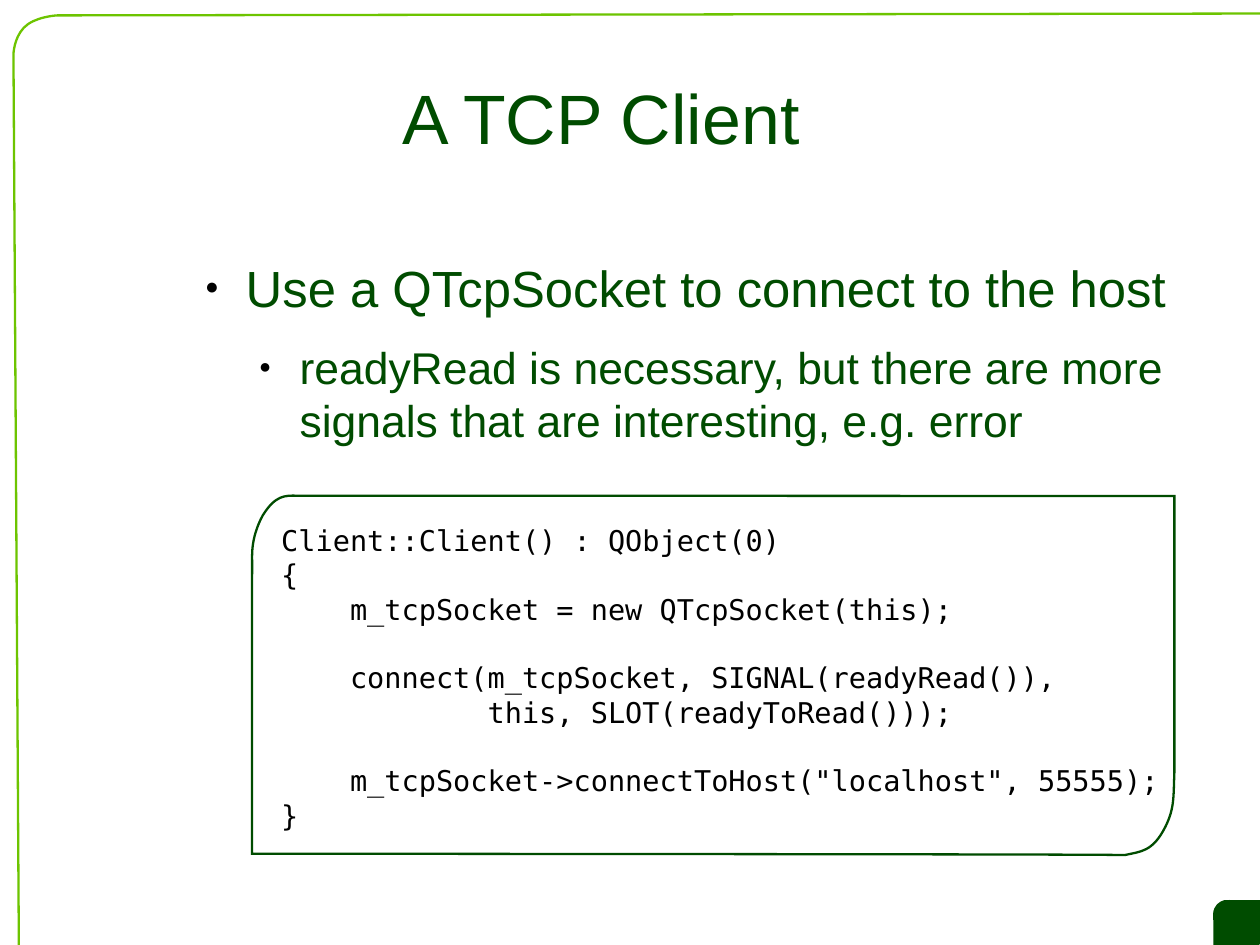
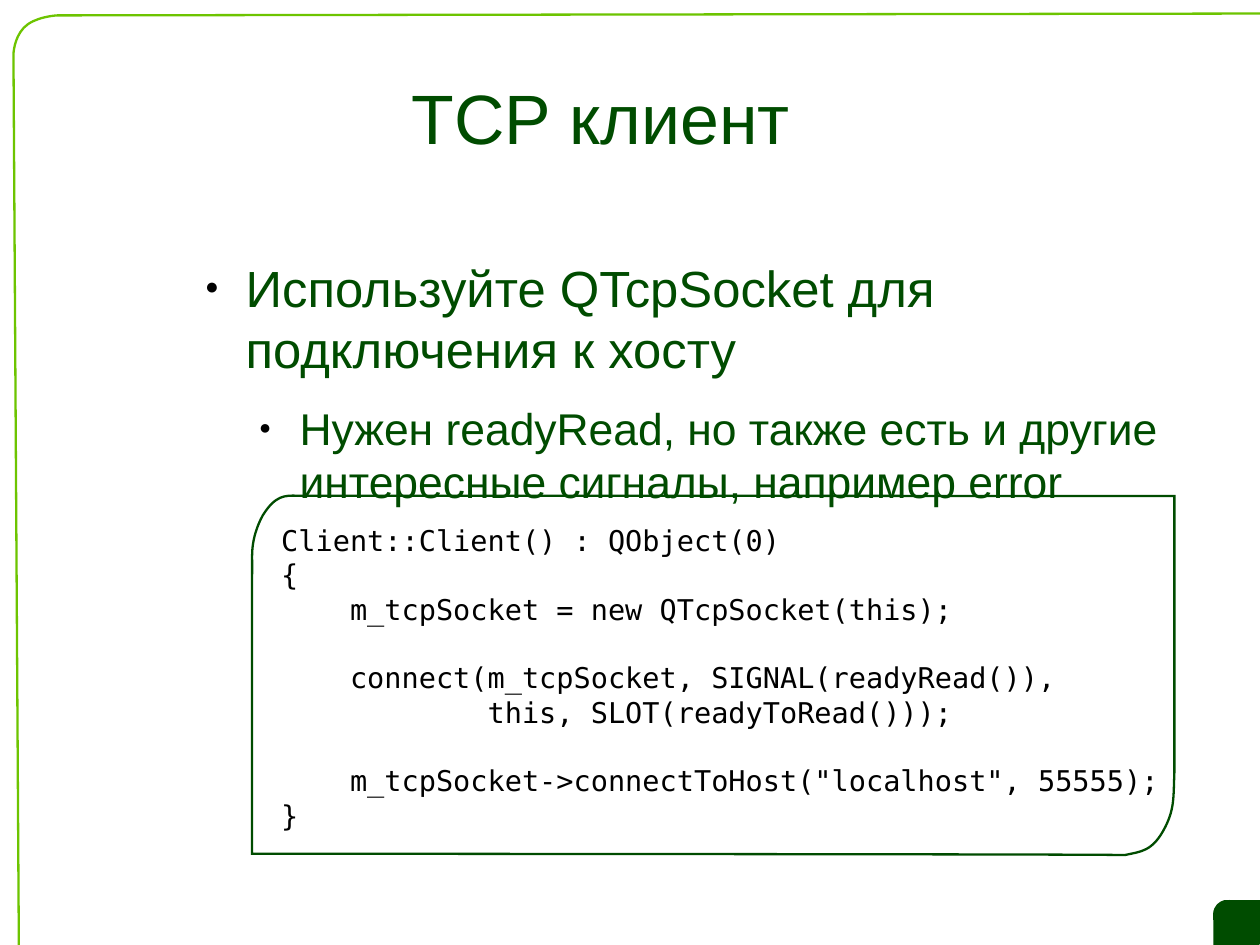
Before and after one commit to saa/qecm, a slide deck: slide 45 of L10/L10 Slides.odp. Drawn at 1260x945 pixels with LibreOffice and Linux fonts; fonts in the diff are those of the drawing; background and template pictures are left out. Boxes give left, top, right and bottom in pixels: in the first picture for what was removed or moved away, otherwise in the second. Text is boxed around its words. In the diff, an @@ line names an element or a change of style, - is before the commit and + after.

```diff
--- a/L10/L10 Slides.odp
+++ b/L10/L10 Slides.odp
@@ title at <box>412,95,789,145</box>: text changed @@
-A TCP Client
+TCP клиент
@@ text at <box>246,269,1157,507</box>: text changed @@
-● Use a QTcpSocket to connect to the host
-  ● readyRead is necessary, but there are more signals that are interesting, e.g. error
+● Используйте QTcpSocket для подключения к хосту
+  ● Нужен readyRead, но также есть и другие интересные сигналы, например error
```
Also in this commit, not shown: 32 other slides changed, 16 slides added, 16 slides removed.
